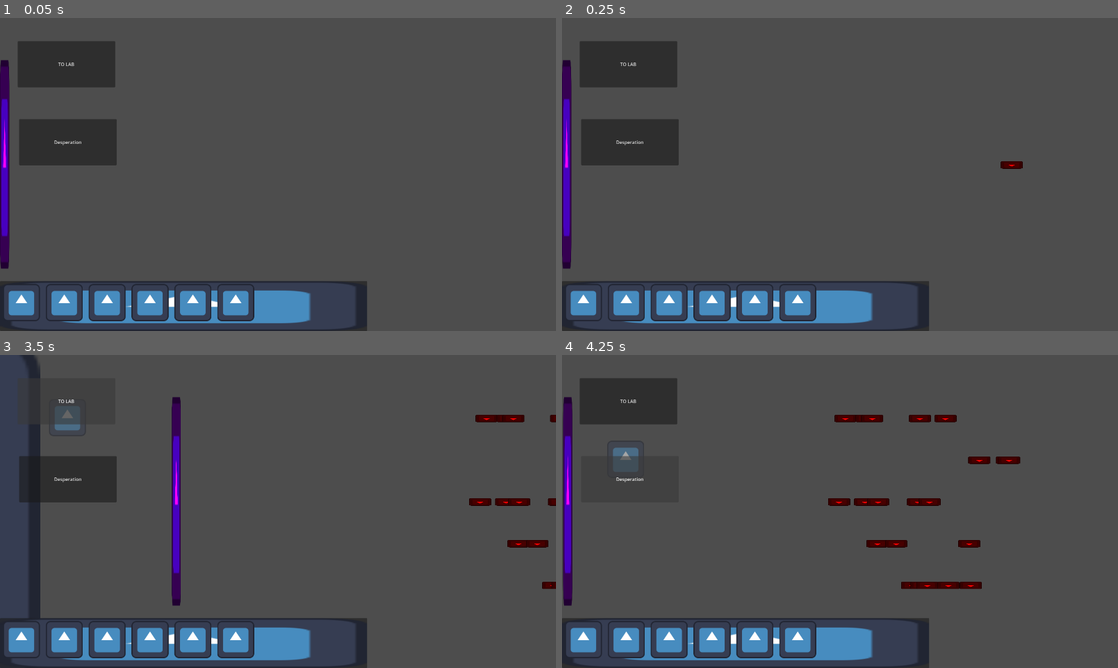
Above: before the commit, frames 1-4 (two rows, left to right).
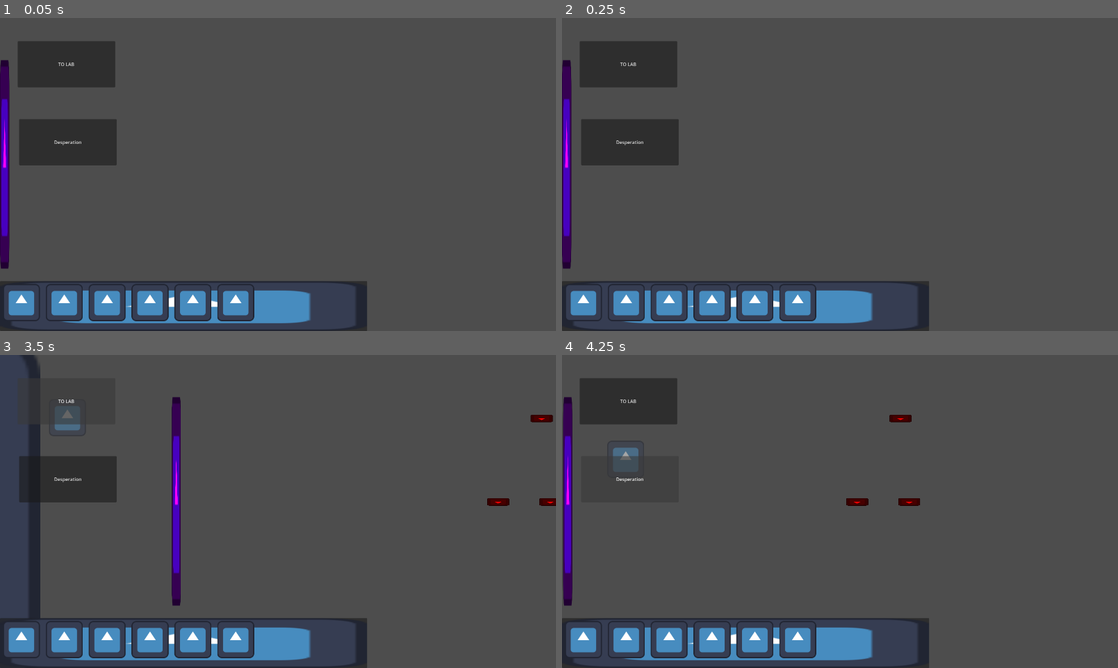
Above: after the commit, the same moments.

Repository: jphulse/591-resource-management
Game: Godot game, scene res://tower_defense/scenes/Main.tscn
Two runs of this game, one before a commit and one after it. Both use one fixed random seed, a clock stepped at 60 frames per second and the inputs below. The project has no main scene, so this scene is started directly. The engine's default icon, where the game draws it, is replaced by a stand-in: a white triangle on a blue panel in a dark square. Sound files missing from this copy of the repository are replaced by a short silence.
Inputs (mouse positions are in pixels of both pictures, inside the frame that each line leads up to):
- Up to frame 1 (0.05 s): no input
- Up to frame 2 (0.25 s): no input
- Up to frame 3 (3.5 s): click "TO LAB" at 0.5 s; click "Desperation" at 1.25 s; click (22, 642) at 2.02 s; click "TO LAB" at 2.75 s
- Up to frame 4 (4.25 s): click "Desperation" at 3.5 s

Frame 1 is identical in both runs. In frame 2, 0.1% of the frame differs, in the area x 78-83%, y 45-49%; in frame 3, 0.8%; in frame 4, 1.6%, in the area x 47-83%, y 19-75%.

Commit message:
audio system techically fully utilized

Diff:
--- a/tower_defense/scenes/Main.tscn
+++ b/tower_defense/scenes/Main.tscn
@@ -16,7 +16,7 @@
 [node name="Level" parent="." unique_id=1179053228 instance=ExtResource("4_76xix")]
 
 [node name="Timer" type="Timer" parent="." unique_id=1542044680]
-wait_time = 4.0
+wait_time = 2.0
 autostart = true
 
 [node name="Camera2D" type="Camera2D" parent="." unique_id=438725450]
--- a/tower_defense/scenes/audio_system.gd
+++ b/tower_defense/scenes/audio_system.gd
@@ -77,8 +77,8 @@
 
 func update_defense(defense : int) -> void:
 	var target_fortified_vol : float = 0.0
-	if defense > 300:
-		target_fortified_vol = clamp(remap(defense, 300, 800, 0.0, 0.5), 0.0, 0.5)
+	if defense > 400:
+		target_fortified_vol = clamp(remap(defense, 400, 1000, 0.0, 0.5), 0.0, 0.5)
 	_tween_volume(audio_fortified, target_fortified_vol)
 
 func set_desperation(desperate : bool) -> void:
--- a/tower_defense/scenes/enemies/base_enemy/EnemyBase.tscn
+++ b/tower_defense/scenes/enemies/base_enemy/EnemyBase.tscn
@@ -15,6 +15,7 @@
 scale = Vector2(0.2, 0.2)
 script = ExtResource("1_coewb")
 movement_speed = 50.0
+enemy_value = 40.0
 
 [node name="Sprite2D" type="Sprite2D" parent="." unique_id=752896387]
 modulate = Color(1, 0, 0, 1)
--- a/tower_defense/scenes/enemies/base_enemy/enemy_base.gd
+++ b/tower_defense/scenes/enemies/base_enemy/enemy_base.gd
@@ -8,6 +8,9 @@
 @export var health: float = 10.0
 @export var movement_speed: float = 80.0
 @export var attack_cooldown: float = 0.5
+@export var enemy_value : float = 20.0
+
+signal enemy_death(value : int)
 
 var in_attack_range: bool = false
 var can_attack: bool = true
@@ -28,6 +31,7 @@
 				attack()
 
 		if path_follow.progress_ratio >= 0.99:
+			enemy_death.emit(-enemy_value)
 			queue_free()
 
 func add_path_follow(new_path_follow: PathFollow2D) -> void:
@@ -52,6 +56,7 @@
 
 	if health <= 0.0:
 		death_sequence()
+		enemy_death.emit(-enemy_value)
 		queue_free()
 
 func _on_hitbox_area_entered(area: Area2D) -> void:
--- a/tower_defense/scenes/levels/Level.tscn
+++ b/tower_defense/scenes/levels/Level.tscn
@@ -55,3 +55,14 @@
 
 [node name="LevelObjective" parent="." unique_id=826272776 instance=ExtResource("3_jlunc")]
 position = Vector2(16, 505)
+
+[node name="spawn_timer" type="Timer" parent="." unique_id=895273598]
+wait_time = 20.0
+autostart = true
+
+[node name="frequency_timer" type="Timer" parent="." unique_id=545413658]
+wait_time = 0.2
+autostart = true
+
+[connection signal="timeout" from="spawn_timer" to="." method="_spawn_enemy_timer"]
+[connection signal="timeout" from="frequency_timer" to="." method="_frequency_timer"]
--- a/tower_defense/scenes/levels/level.gd
+++ b/tower_defense/scenes/levels/level.gd
@@ -5,6 +5,8 @@
 @onready var projectiles_list: Node2D = $Projectiles
 @onready var objective: Node2D = $LevelObjective
 @onready var level_map : TileMapLayer = $TileMapLayer
+@onready var spawn_timer : Timer = $spawn_timer
+@onready var frequency_timer : Timer = $frequency_timer
 
 @export var enemy_scene: PackedScene = preload("res://tower_defense/scenes/enemies/base_enemy/EnemyBase.tscn")
 @export var wave_component: Node2D = null
@@ -21,6 +23,8 @@
 var enemy_paths: Array[Path2D] = []
 var objective_complete: bool = false
 
+var spawn_delay : Array[float] = [0.007, 0.01, 0.02, 0.04, 0.1, 0.2]
+
 func _ready() -> void:
 	for enemy_path in enemy_paths_node.get_children():
 		enemy_paths.append(enemy_path)
@@ -28,14 +32,15 @@
 	for tower in tower_nodes.get_children():
 		tower.connect("tower_attack", _tower_attack)
 
-func _physics_process(delta: float) -> void:
+func _spawn_enemy_timer() -> void:
+	frequency_timer.wait_time = spawn_delay.pick_random()
+
+func _frequency_timer() -> void:
 	if is_instance_valid(objective) && objective.health > 0.0:
 		if randi() % 10 == 0:
 			spawn_enemy()
 
 func _process(_delta: float) -> void:
-
-
 	if objective.health <= 0.0:
 		if not objective_complete:
 			#get_tree().paused = true
@@ -43,6 +48,7 @@
 			print("Objective Destroyed!")
 			for enemy in enemies:
 				if is_instance_valid(enemy):
+					_update_enemies(-enemy.enemy_value)
 					enemy.queue_free()
 			enemies.clear() # ALWAYS clear the list after freeing the contents!
 
@@ -54,8 +60,9 @@
 	new_enemy.add_path_follow(path_to_follow)
 	path_to_follow.add_child(new_enemy)
 	enemy_path.add_child(path_to_follow)
-
+	new_enemy.enemy_death.connect(_update_enemies)
 	enemies.append(new_enemy)
+	_update_enemies(new_enemy.enemy_value)
 
 func setup_wave() -> void:
 	pass
@@ -116,7 +123,7 @@
 	update_fortifications.emit(new_tower.building_value)
 
 	new_tower.connect("tower_attack", _tower_attack)
-	new_tower.connect("defense_destroyed", _update_defense)
+	new_tower.defense_destroyed.connect(_update_defense)
 
 func _update_defense(value : int):
 	update_fortifications.emit(value)
